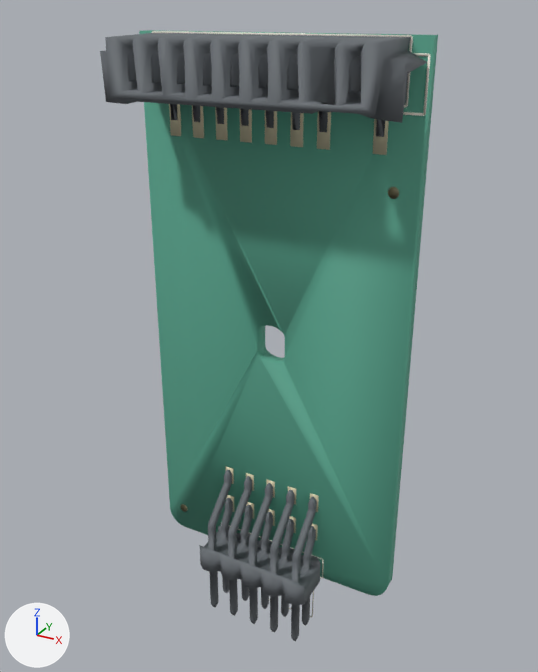
What one commit did to the glTF model public/models/mynd/pcb-conn-amp.glb.
Rendered twice from a 50 mm lens placed at (31.6, -58.7, 28.8), pointed at (0.2, -1.6, 0.3). Every picture has the same lights, and +X, +Y and +Z are marked at lower left. The first picture is the older version.

Objects in the first picture: 'body', 'pads', 'pcb', 'silk'.
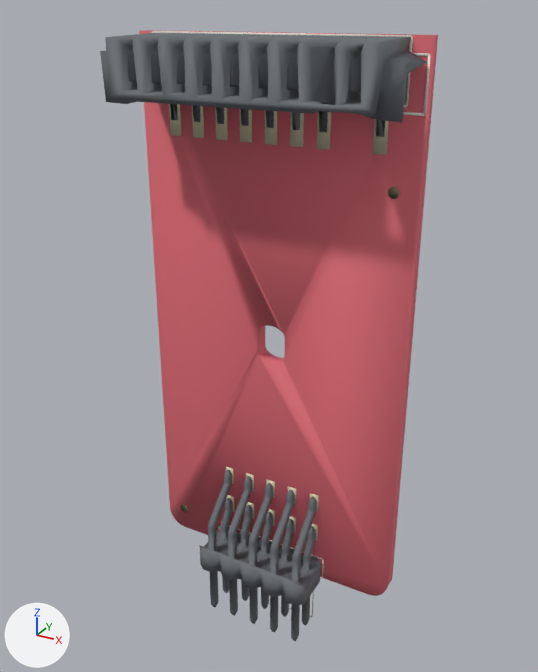
What differs and where, as boxes [x1, y1, x2, y2] in the pictures (538 x 672 px):
'pcb', recoloured (green to red)
    both: [139, 30, 438, 596]

The change in detail:
Material 'pcb' (mat_pcb) changes colour from green #56a48c to red #db6772; in linear values from (0.0941, 0.369, 0.263) to (0.71, 0.137, 0.169).
